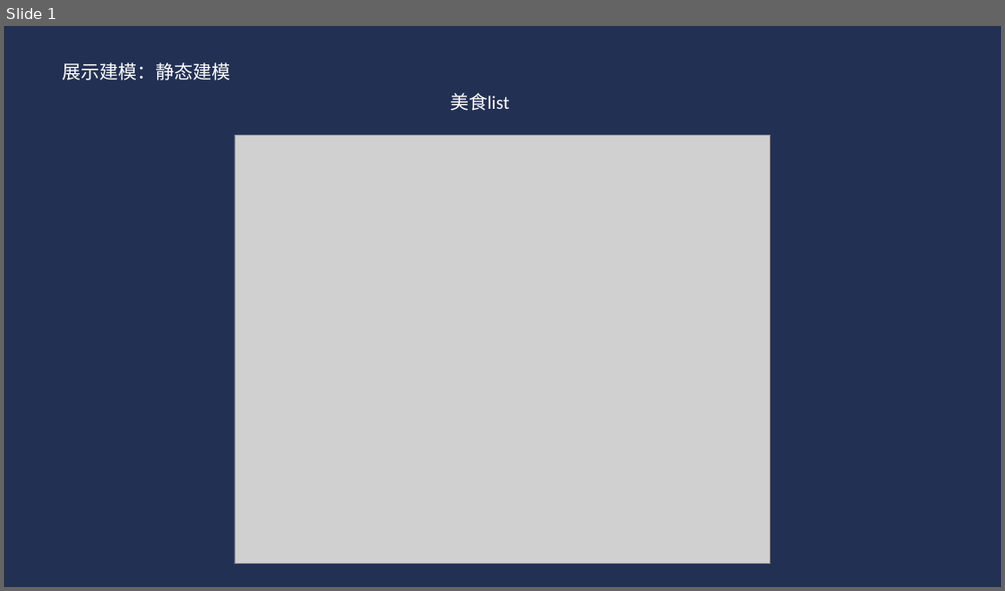
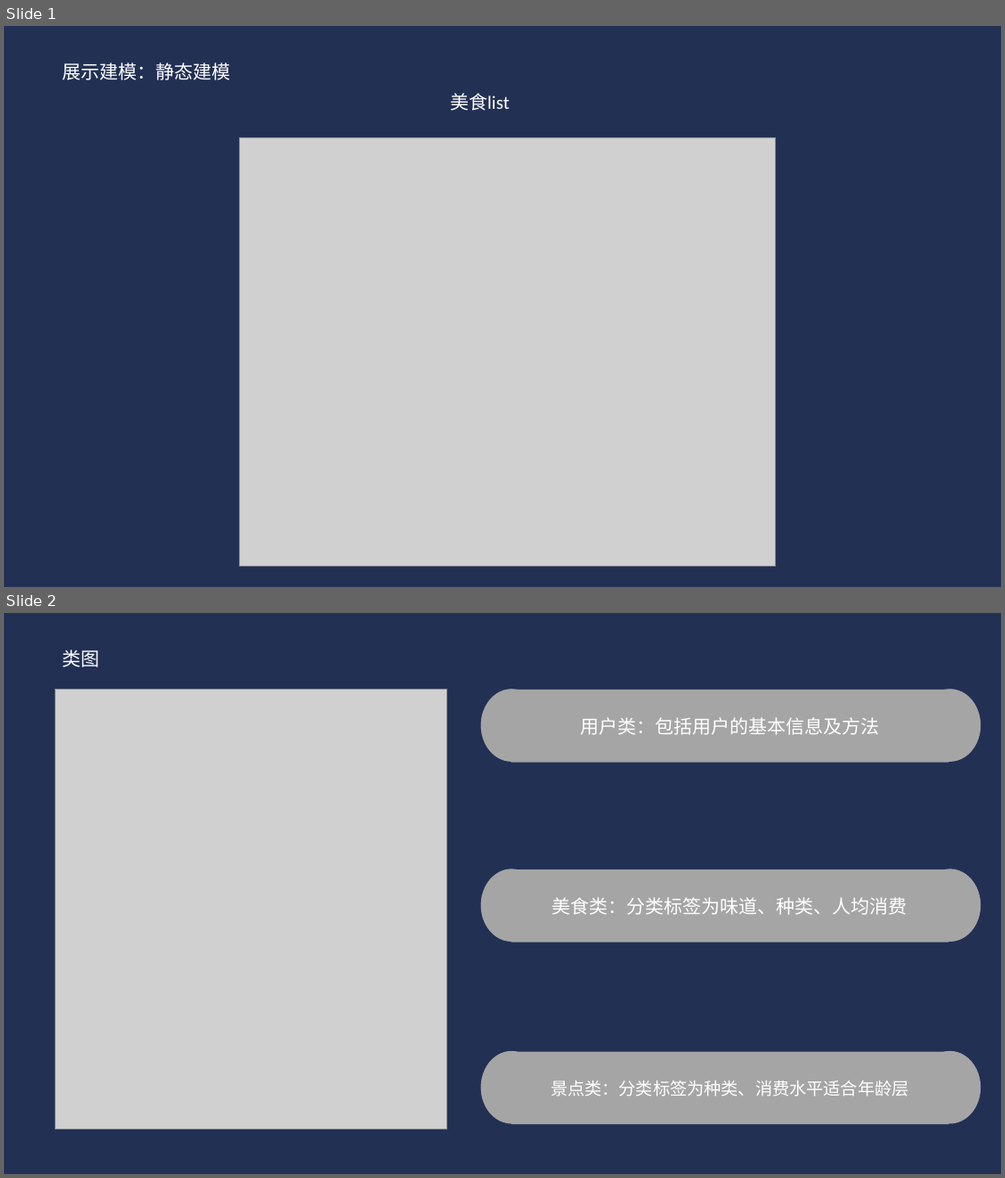
Before and after one commit to Glossy/WebEngineering, a slide deck: 应用建模.pptx. Shown one above the other, each under a label of ours: slide 1 before the commit, slides 1 and 2 after it. The pictures are 1005x591 and 1005x1178 pixels, drawn with LibreOffice and Linux fonts; fonts in the diff are those of the drawing; grey boxes stand for pictures. Boxes give left, top, right and bottom in pixels: in the first picture for what was removed or moved away, otherwise in the second. Text is boxed around its words. In the diff, an @@ line names an element or a change of style, - is before the commit and + after.

Commit message:
添加类图

```diff
--- a/应用建模.pptx
+++ b/应用建模.pptx
@@ slide 2 added at <box>4,613,1001,1174</box>, background #FFFFFF; not listed: 1 template element that a slide beside it also shows @@
@@ text added at <box>62,649,99,667</box>, 18 pt, text #FFFFFF @@
+类图
@@ picture added at <box>55,690,447,1129</box> @@
@@ ellipse added at <box>481,690,542,761</box>, fill #A5A5A5, outline #A5A5A5 1 pt @@
@@ rectangle added at <box>511,690,948,762</box>, fill #A5A5A5, 18 pt, text #FFFFFF @@
+用户类：包括用户的基本信息及方法
@@ ellipse added at <box>920,690,980,761</box>, fill #A5A5A5, outline #A5A5A5 1 pt @@
@@ ellipse added at <box>481,869,542,941</box>, fill #A5A5A5, outline #A5A5A5 1 pt @@
@@ rectangle added at <box>511,869,948,942</box>, fill #A5A5A5, 18 pt, text #FFFFFF @@
+美食类：分类标签为味道、种类、人均消费
@@ ellipse added at <box>920,869,980,941</box>, fill #A5A5A5, outline #A5A5A5 1 pt @@
@@ ellipse added at <box>481,1051,542,1123</box>, fill #A5A5A5, outline #A5A5A5 1 pt @@
@@ rectangle added at <box>511,1051,948,1124</box>, fill #A5A5A5, 16.5 pt, text #FFFFFF @@
+景点类：分类标签为种类、消费水平适合年龄层
@@ ellipse added at <box>920,1051,980,1123</box>, fill #A5A5A5, outline #A5A5A5 1 pt @@
@@ slide 1 changed as well @@
@@ picture: place and size @@
-picture at <box>235,135,769,564</box>
+picture at <box>240,137,775,566</box>
```
Also in this commit, not shown: 1 other file.
